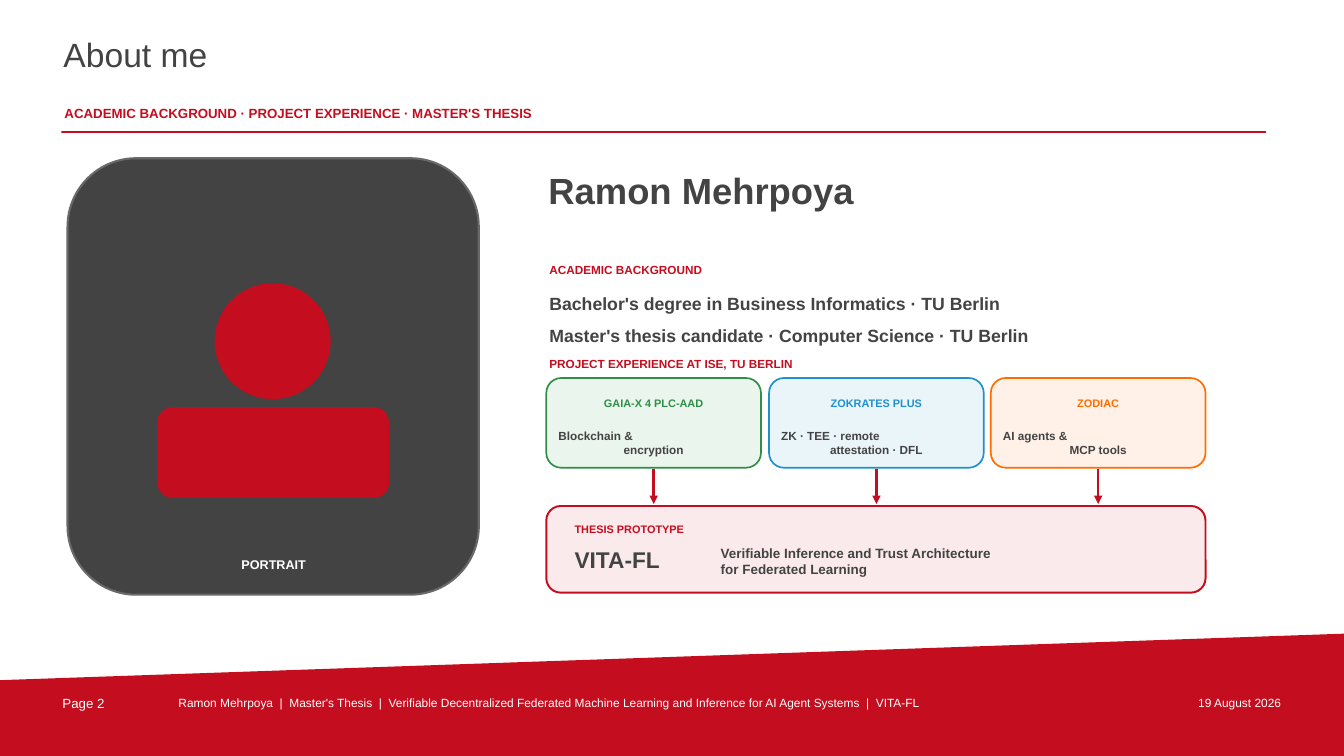
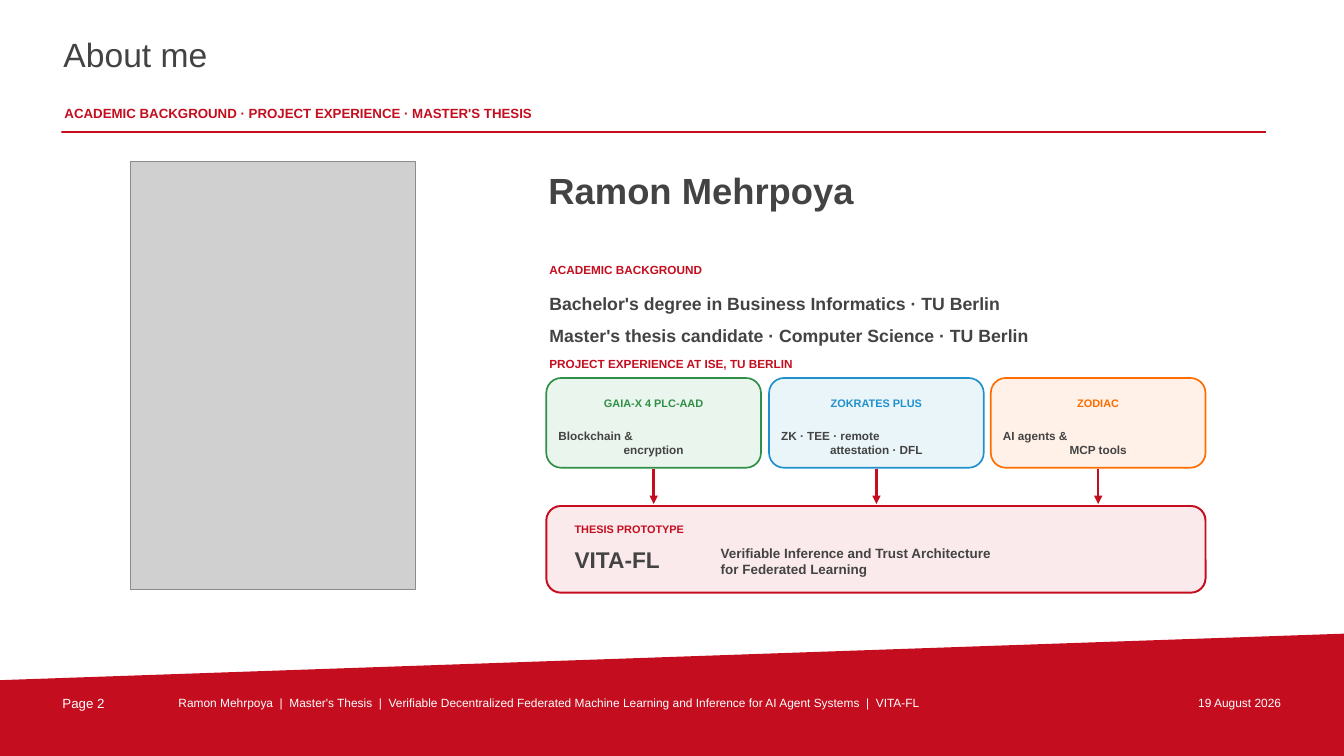
Before and after one commit to uZhW8Rgl/presentation, a slide deck: slide 2 of VITA-FL_Thesis_Presentation_TU_Berlin.pptx. Drawn at 1344x756 pixels with LibreOffice and Linux fonts; fonts in the diff are those of the drawing; grey boxes stand for pictures; background and template pictures are left out. Boxes give left, top, right and bottom in pixels: in the first picture for what was removed or moved away, otherwise in the second. Text is boxed around its words. In the diff, an @@ line names an element or a change of style, - is before the commit and + after.

```diff
--- a/VITA-FL_Thesis_Presentation_TU_Berlin.pptx
+++ b/VITA-FL_Thesis_Presentation_TU_Berlin.pptx
@@ rounded rectangle removed at [68,158,479,595] @@
@@ picture added at [130,161,415,589] @@
@@ ellipse removed at [215,283,331,399] @@
@@ rounded rectangle removed at [157,407,389,498] @@
@@ text removed at [241,560,305,569] @@
-PORTRAIT
```
Also in this commit, not shown: 5 other slides changed.
